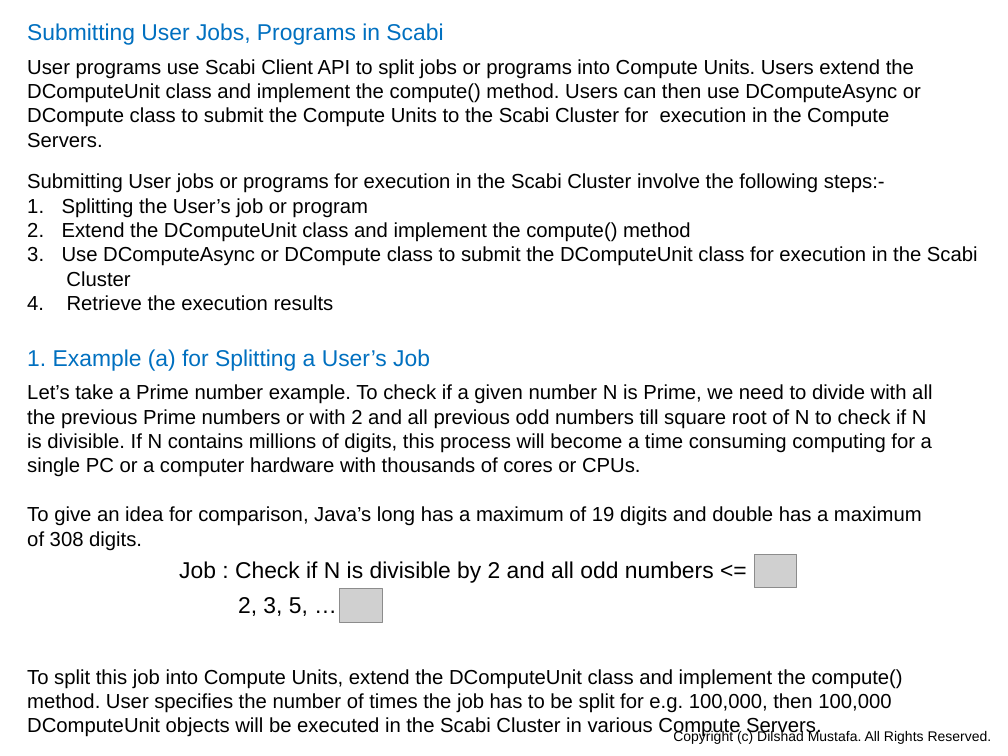
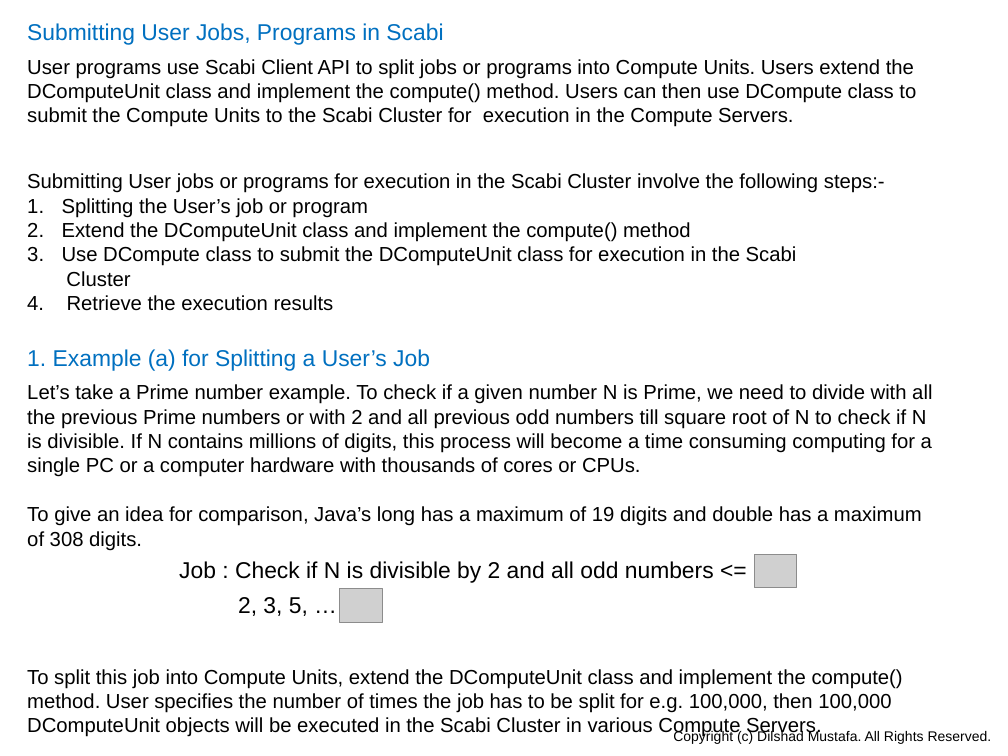
Before and after one commit to dilshadmustafa/scabi, a slide deck: slide 21 of Documentation/Scabi.pptx (slide 11 before the commit). Drawn at 1008x756 pixels with LibreOffice and Linux fonts; fonts in the diff are those of the drawing; grey boxes stand for pictures. Boxes give left, top, right and bottom in pixels: in the first picture for what was removed or moved away, otherwise in the second. Text is boxed around its words. In the diff, an @@ line names an element or a change of style, - is before the commit and + after.

Commit message:
updated

```diff
--- a/Documentation/Scabi.pptx
+++ b/Documentation/Scabi.pptx
@@ text at box(27, 59, 916, 127): text changed @@
-User programs use Scabi Client API to split jobs or programs into Compute Units. Users extend the DComputeUnit class and implement the compute() method. Users can then use DComputeAsync or DCompute class to submit the Compute Units to the Scabi Cluster for execution in the Compute Servers.
+User programs use Scabi Client API to split jobs or programs into Compute Units. Users extend the DComputeUnit class and implement the compute() method. Users can then use DCompute class to submit the Compute Units to the Scabi Cluster for execution in the Compute Servers.
@@ text at box(62, 246, 797, 266): text changed @@
-3. Use DComputeAsync or DCompute class to submit the DComputeUnit class for execution in the Scabi
+3. Use DCompute class to submit the DComputeUnit class for execution in the Scabi
```
Also in this commit, not shown: 13 other slides changed, 10 slides added, 3 slides removed.
